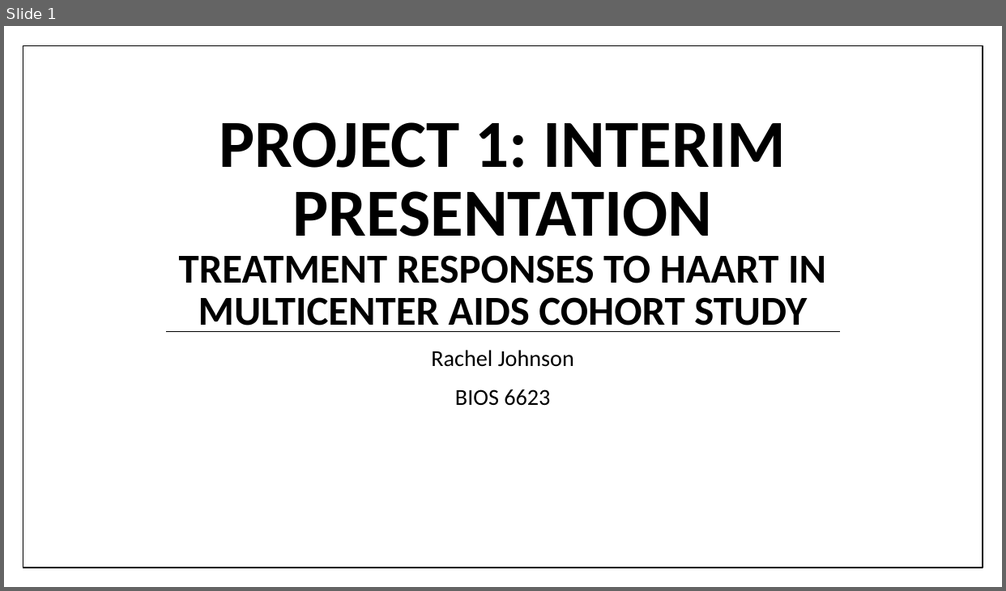
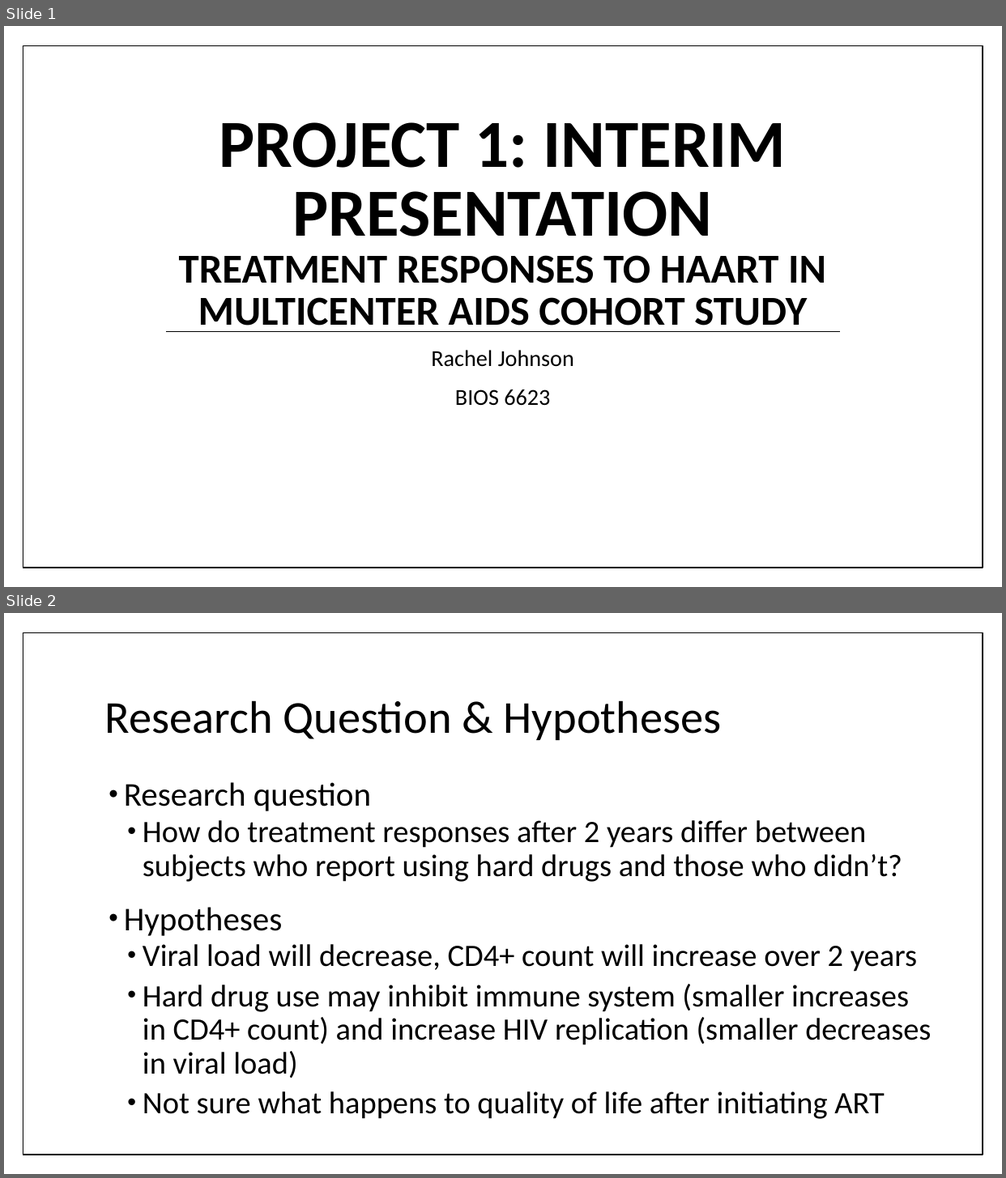
Before and after one commit to johnsra3/bios6623-johnsra3, a slide deck: Project1/Reports/Project 1 Final Presentation.pptx. Shown one above the other, each under a label of ours: slide 1 before the commit, slides 1 and 2 after it. The pictures are 1006x591 and 1006x1178 pixels, drawn with LibreOffice and Linux fonts; fonts in the diff are those of the drawing. Boxes give left, top, right and bottom in pixels: in the first picture for what was removed or moved away, otherwise in the second. Text is boxed around its words. In the diff, an @@ line names an element or a change of style, - is before the commit and + after.

```diff
--- a/Project1/Reports/Project 1 Final Presentation.pptx
+++ b/Project1/Reports/Project 1 Final Presentation.pptx
@@ slide 2 added at <box>4,613,1002,1174</box>, background #FFFFFF; not listed: 1 template element that a slide beside it also shows @@
@@ title added at <box>105,700,722,740</box>, 44 pt, text #000000 @@
+Research Question & Hypotheses
@@ text added at <box>124,782,931,1119</box>, 30 pt, text #000000 @@
+• Research question
+  • How do treatment responses after 2 years differ between subjects who report using hard drugs and those who didn’t?
+• Hypotheses
+  • Viral load will decrease, CD4+ count will increase over 2 years
+  • Hard drug use may inhibit immune system (smaller increases in CD4+ count) and increase HIV replication (smaller decreases in viral load)
+  • Not sure what happens to quality of life after initiating ART
```
Also in this commit, not shown: 5 slides changed, 1 slide removed, 1 other file.
